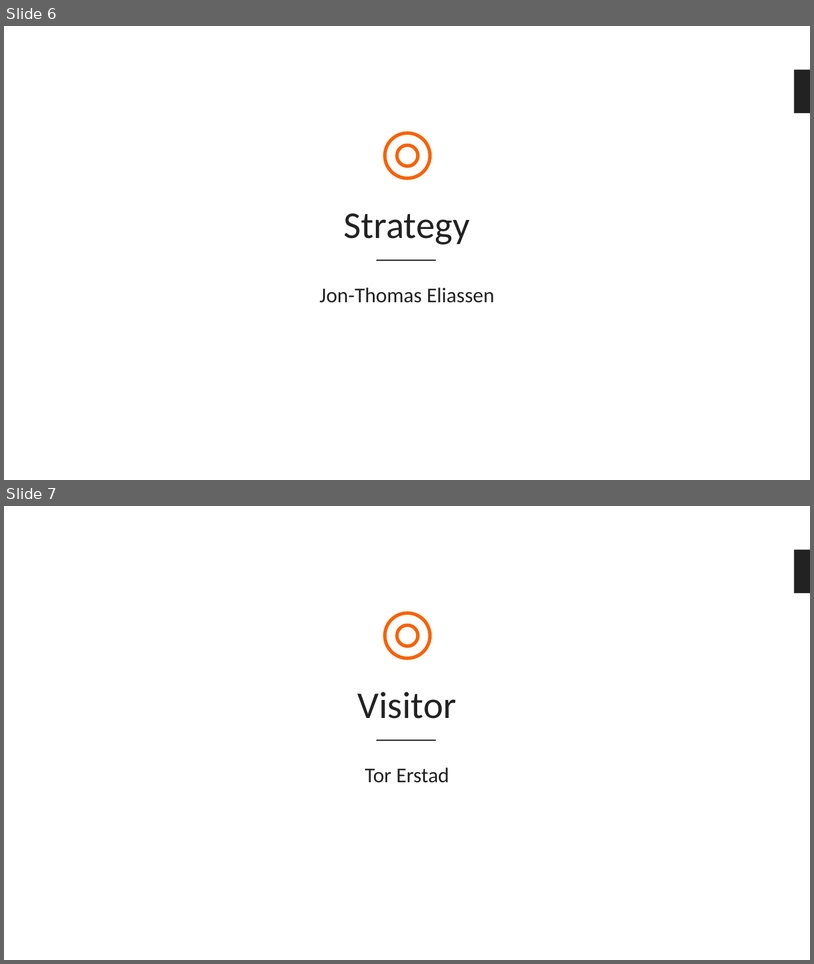
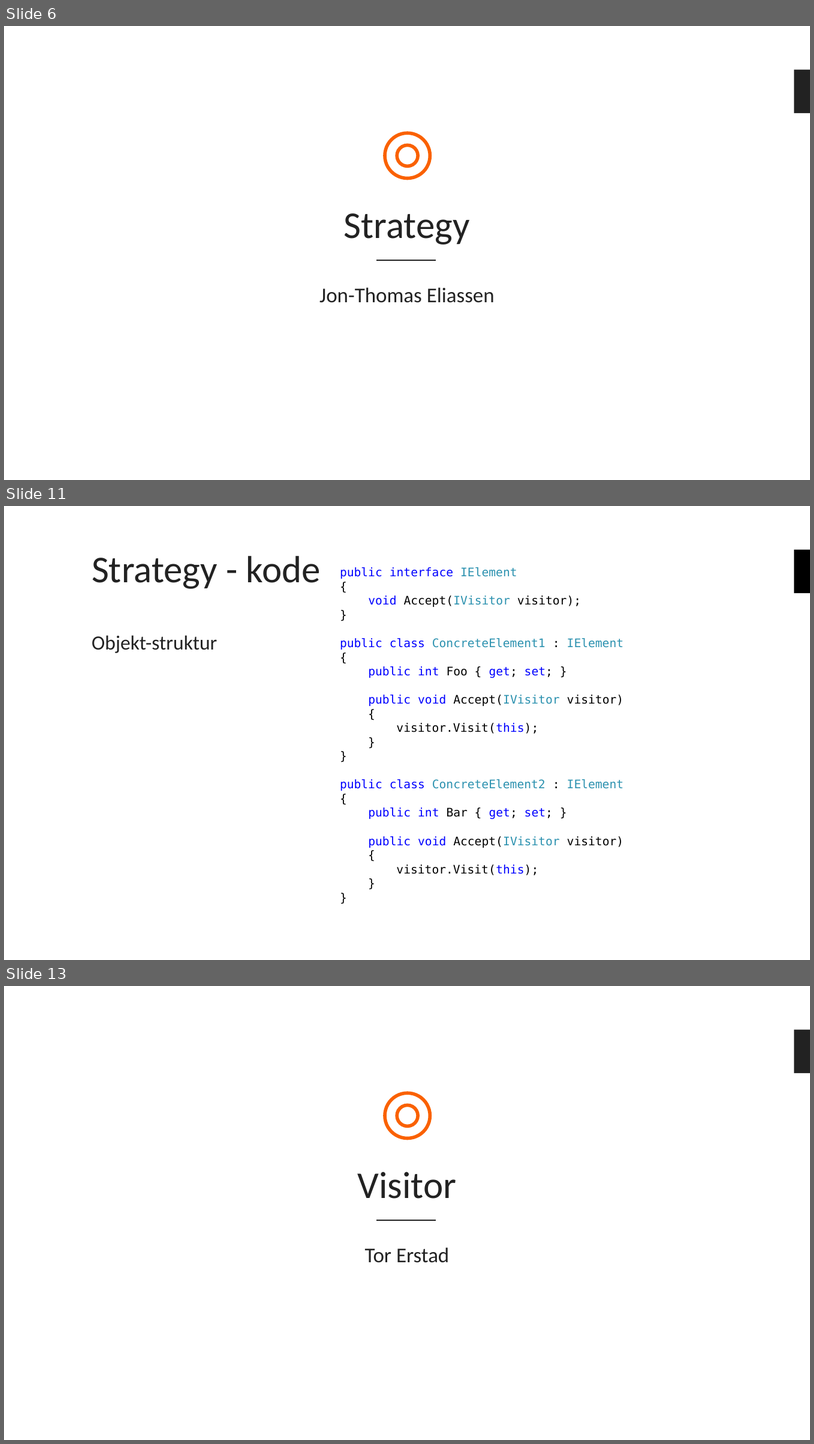
Before and after one commit to bouvet/VisitorAndStrategyPattern, a slide deck: Presentasjon.pptx. Shown one above the other, each under a label of ours: slides 6 and 7 before the commit, slides 6, 11 and 13 after it; the slides between them are not shown. The pictures are 814x964 and 814x1444 pixels, drawn with LibreOffice and Linux fonts; fonts in the diff are those of the drawing; background and template pictures are left out. Boxes give left, top, right and bottom in pixels: in the first picture for what was removed or moved away, otherwise in the second. Text is boxed around its words. In the diff, an @@ line names an element or a change of style, - is before the commit and + after.

```diff
--- a/Presentasjon.pptx
+++ b/Presentasjon.pptx
@@ slide 11 added at <box>4,506,810,960</box>, background #FFFFFF @@
@@ title added at <box>92,556,321,589</box>, 45 pt, text #222222 @@
+Strategy - kode
@@ rectangle added at <box>795,550,810,593</box>, fill #000000 @@
@@ text added at <box>340,567,624,875</box>, 14 pt, text #000000 @@
+public interface IElement
+{
+void Accept(IVisitor visitor);
+}
+public class ConcreteElement1 : IElement
+{
+public int Foo { get; set; }
+public void Accept(IVisitor visitor)
+{
+visitor.Visit(this);
+}
+}
+public class ConcreteElement2 : IElement
+{
+public int Bar { get; set; }
+public void Accept(IVisitor visitor)
+{
+visitor.Visit(this);
+}
+}
@@ text added at <box>92,635,217,653</box>, 24 pt, text #222222 @@
+Objekt-struktur
@@ what was slide 7 is now slide 13 @@
```
Also in this commit, not shown: 5 other slides added.
